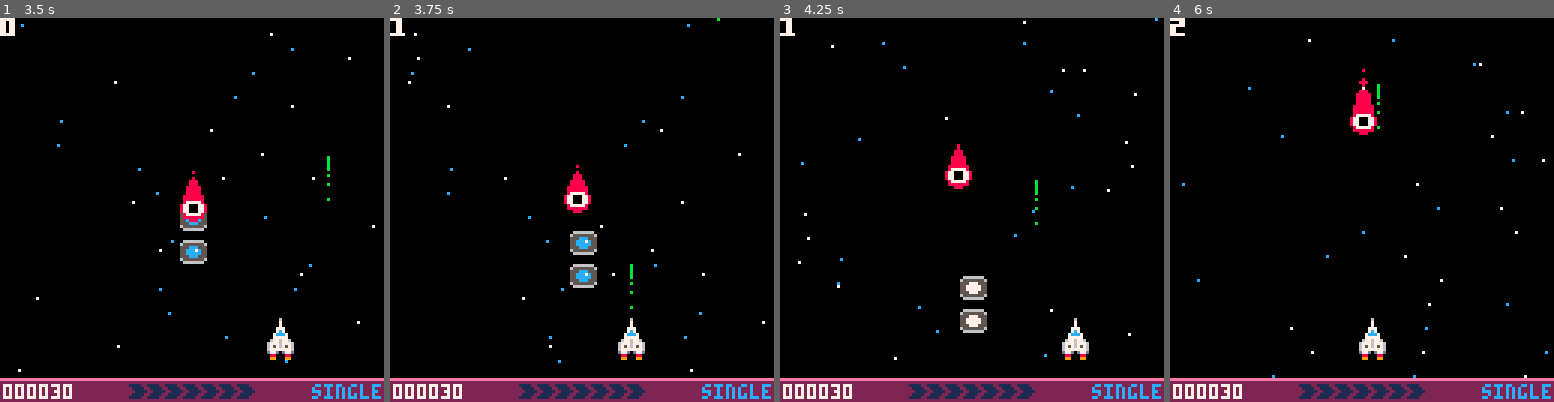
Above: before the commit, frames 1-4 (left to right).
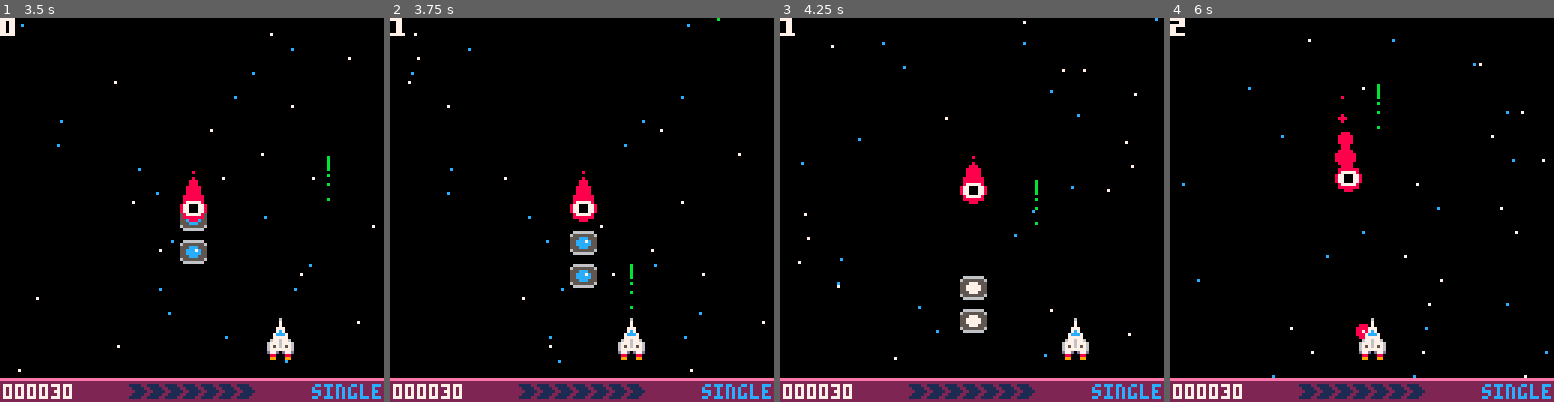
Above: after the commit, the same moments.

Repository: Mush101/arcade
Game: PICO-8 cartridge game.p8
Same seed, same stepped clock (60 frames per second), same inputs: the game is played once before the commit and once after it.
Inputs:
- Up to frame 1 (3.5 s): tap X (X key) at 0.33, 1.07, 1.85, 2.97 s; tap O (Z key) at 0.7, 1.7, 2.1, 2.5, 2.9, 3.3 s; hold Right 1.6-2.1 s; hold Up 2.15-2.42 s; hold Right 2.47-3.03 s; hold Left from 3.08 s (still down)
- Up to frame 2 (3.75 s): release Left at 3.58 s; hold Down from 3.63 s (still down); tap O (Z key) at 3.7 s
- Up to frame 3 (4.25 s): release Down at 3.97 s; hold Right from 4.02 s (still down); tap X (X key) at 4.08 s; tap O (Z key) at 4.1 s
- Up to frame 4 (6 s): tap O (Z key) every 0.4 s from 4.5 to 5.7 s; release Right at 4.68 s; hold Up 4.73-5.03 s; hold Left 5.08-5.68 s; tap X (X key) at 5.2 s; hold Down from 5.73 s (still down)

Frame 1 is identical in both runs. In frame 2, 0.6% of the frame differs, in the area x 45-54%, y 38-54%; in frame 3, 0.8%; in frame 4, 1.4%, in the area x 42-54%, y 13-84%.

Commit message:
Added programmable attacks for enemies

Diff:
--- a/game.p8
+++ b/game.p8
@@ -190,7 +190,7 @@
 
 --------------------------------------------------------------------------------------------------------------------------------
 
-basic_enemy = actor:new({y=-64, colour = 8, collision_width= …(104 unchanged characters)… s=1, actions = {{x=64,y=-8}, {x=64,y=64}}, final="target", action_counter=2, actions_over = false, target_timer = 0})
+basic_enemy = actor:new({y=-64, colour = 8, collision_width= …(104 unchanged characters)… s=1, actions = {{x=64,y=-8}, {x=64,y=64}, {x=64,y=56-8, shoot=true}}, final="target", action_counter=2, actions_over = false, target_timer = 0, eye_counter = 0})
 
 function basic_enemy:update()
 	if not self.tail_pos then
@@ -215,6 +215,14 @@
 		self:target()
 	end
 
+	if self.preparing_shot and time_unit > 0.75 and not actions_over then
+		self.eye_counter = time_unit * 16 - 12
+	elseif self.eye_counter > 0.2 then
+		self.eye_counter -= 0.2
+	else
+		self.eye_counter = 0
+	end
+
 	for i=4,1,-1 do
 		self.tail_pos[i].x = self.tail_pos[i-1].x
 		self.tail_pos[i].y = self.tail_pos[i-1].y-3
@@ -247,12 +255,19 @@
 	if not self.actions_over then
 		self.prev_x = self.actions[self.action_counter].x
 		self.prev_y = self.actions[self.action_counter].y
+
+		if self.actions[self.action_counter].shoot then
+			add_actor(enemy_attack:new({x=self.x-2, y=self.y-2}))
+		end
+
 		self.action_counter +=1
+
 		if self.action_counter > #self.actions then
 			self.actions_over = true
 		else
 			self.goal_x = self.actions[self.action_counter].x
 			self.goal_y = self.actions[self.action_counter].y
+			self.preparing_shot = self.actions[self.action_counter].shoot
 		end
 	end
 end
@@ -281,7 +296,7 @@
 			circfill(self.tail_pos[i].x, self.tail_pos[i].y, 4-i, self.colour)
 		end
 	end
-	draw_eye(self.x,self.y,0)
+	draw_eye(self.x,self.y,self.eye_counter)
 end
 
 function basic_enemy:hit()
@@ -313,15 +328,15 @@
 end
 
 function points_marker:draw()
-	if self.life%2==0 then
-		local print_string = self.value.."0"
-		for i=-1,1 do
-			for j=-1,1 do
-				print(print_string, self.x-2*#print_string+i, self.y-3+j, 0)
-			end
-		end
-		print(print_string, self.x-2*#print_string, self.y-3, 7)
-	end
+	--if self.life%2==0 then
+	local print_string = self.value.."0"
+	for i=-1,1 do
+		for j=-1,1 do
+			print(print_string, self.x-2*#print_string+i, self.y-3+j, 0)
+		end
+	end
+	print(print_string, self.x-2*#print_string, self.y-3, 7)
+	--end
 end
 
 --------------------------------------------------------------------------------------------------------------------------------
@@ -384,6 +399,21 @@
 
 function death_effect:draw()
 	circfill(self.x,self.y,self.size, self.colour)
+end
+
+--------------------------------------------------------------------------------------------------------------------------------
+
+enemy_attack = actor:new({collision_width=5, collision_height=5})
+
+function enemy_attack:update()
+	self.y+=1 * game_speed
+	if self.y > 128 then
+		self.dead = true
+	end
+end
+
+function enemy_attack:draw()
+	spr(35, self.x, self.y)
 end
 
 --------------------------------------------------------------------------------------------------------------------------------
@@ -715,11 +745,11 @@
 09900099000000000000bbb001111000555ccc555000000000000000000000000000000000000000000000000000000000000000000000000000000000000000
 00000000000000000b00000000000000655555556000000000000000000000000000000000000000000000000000000000000000000000000000000000000000
 00000000000000000000000000000000066666660000000000000000000000000000000000000000000000000000000000000000000000000000000000000000
-0000000000000000000000000aa00000000000000000000000000000000000000000000000000000000000000000000000000000000000000000000000000000
-000000000000000000000000aa7a0000000000000000000000000000000000000000000000000000000000000000000000000000000000000000000000000000
-00000000000000000000bbb0aaaa0000000000000000000000000000000000000000000000000000000000000000000000000000000000000000000000000000
-0000000000000000000000000aa00000000000000000000000000000000000000000000000000000000000000000000000000000000000000000000000000000
-00000000000000000000000000000000000000000000000000000000000000000000000000000000000000000000000000000000000000000000000000000000
+00000000000000000000000008880000000000000000000000000000000000000000000000000000000000000000000000000000000000000000000000000000
+00000000000000000000000088888000000000000000000000000000000000000000000000000000000000000000000000000000000000000000000000000000
+00000000000000000000bbb088788000000000000000000000000000000000000000000000000000000000000000000000000000000000000000000000000000
+00000000000000000000000088888000000000000000000000000000000000000000000000000000000000000000000000000000000000000000000000000000
+00000000000000000000000008880000000000000000000000000000000000000000000000000000000000000000000000000000000000000000000000000000
 00000000000000000000000000000000000000000000000000000000000000000000000000000000000000000000000000000000000000000000000000000000
 00000000000000000000000000000000000000000000000000000000000000000000000000000000000000000000000000000000000000000000000000000000
 00000000000000000000000000000000000000000000000000000000000000000000000000000000000000000000000000000000000000000000000000000000
Not shown, changed: sheet.png
